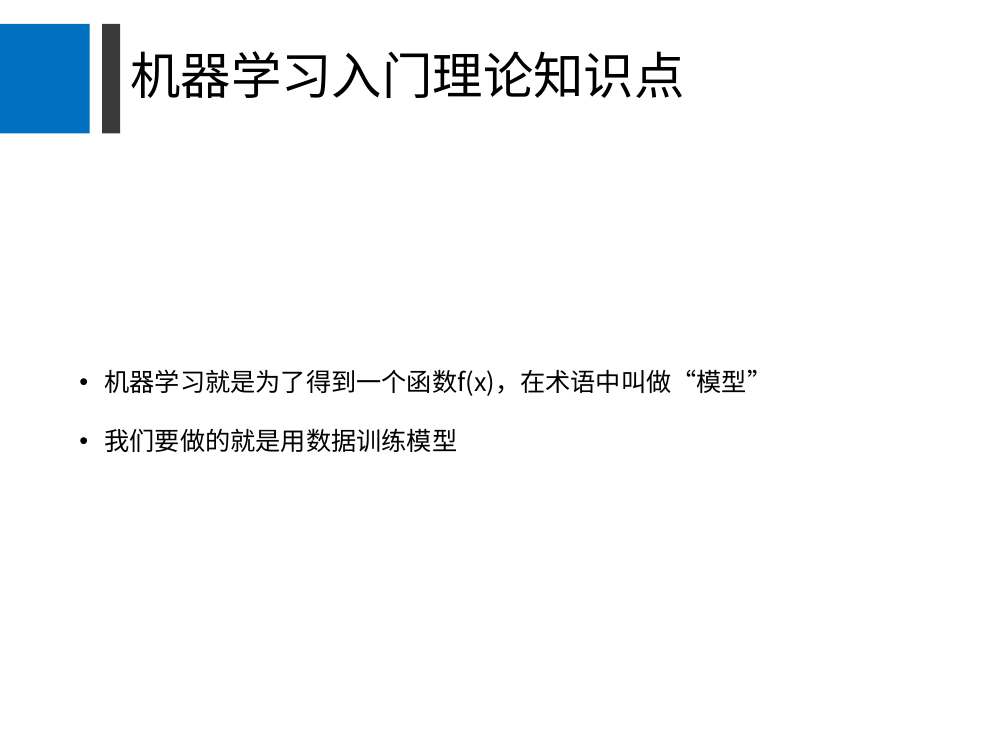
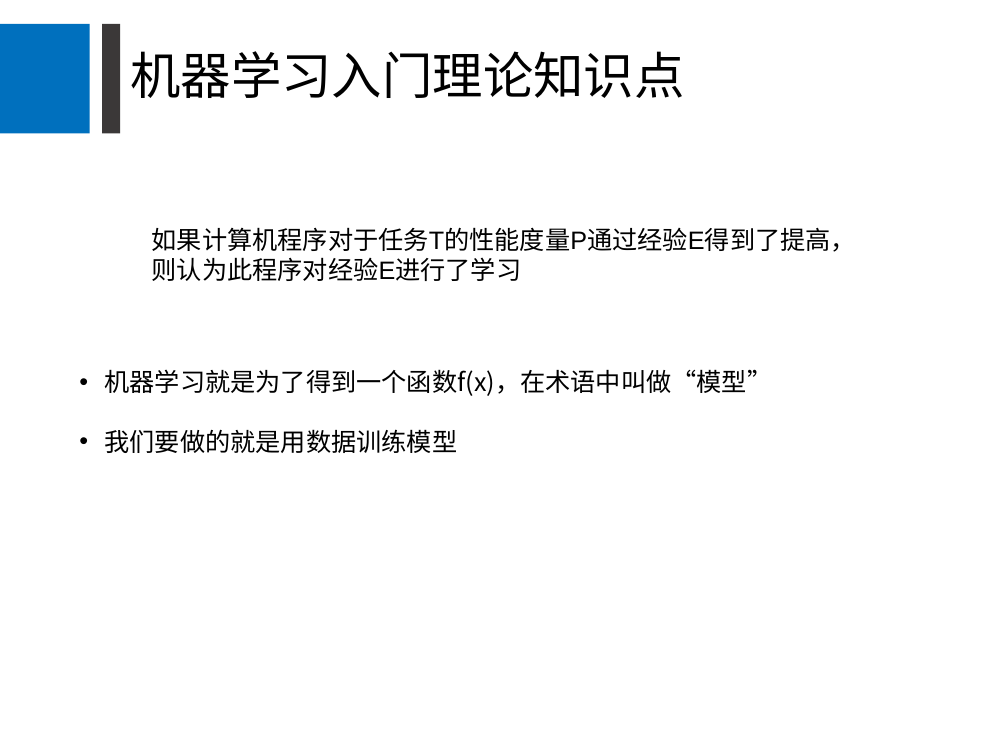
Before and after one commit to Newbit13/demo, a slide deck: slide 6 of ml/机器学习入门理论.pptx. Drawn at 1008x756 pixels with LibreOffice and Linux fonts; fonts in the diff are those of the drawing. Boxes give left, top, right and bottom in pixels: in the first picture for what was removed or moved away, otherwise in the second. Text is boxed around its words. In the diff, an @@ line names an element or a change of style, - is before the commit and + after.

```diff
--- a/ml/机器学习入门理论.pptx
+++ b/ml/机器学习入门理论.pptx
@@ text added at [152, 227, 856, 281], 18 pt, text #000000 @@
+如果计算机程序对于任务T的性能度量P通过经验E得到了提高，
+则认为此程序对经验E进行了学习
```
Also in this commit, not shown: 1 other file.
